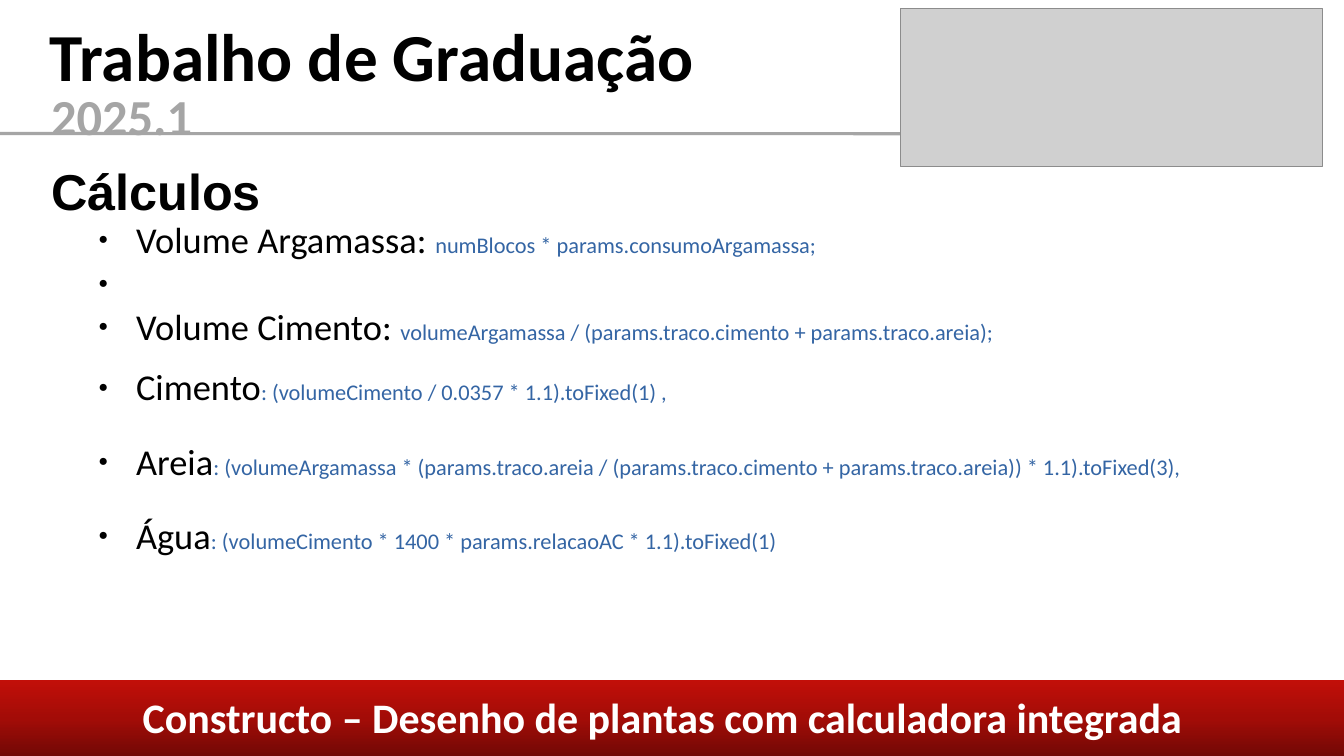
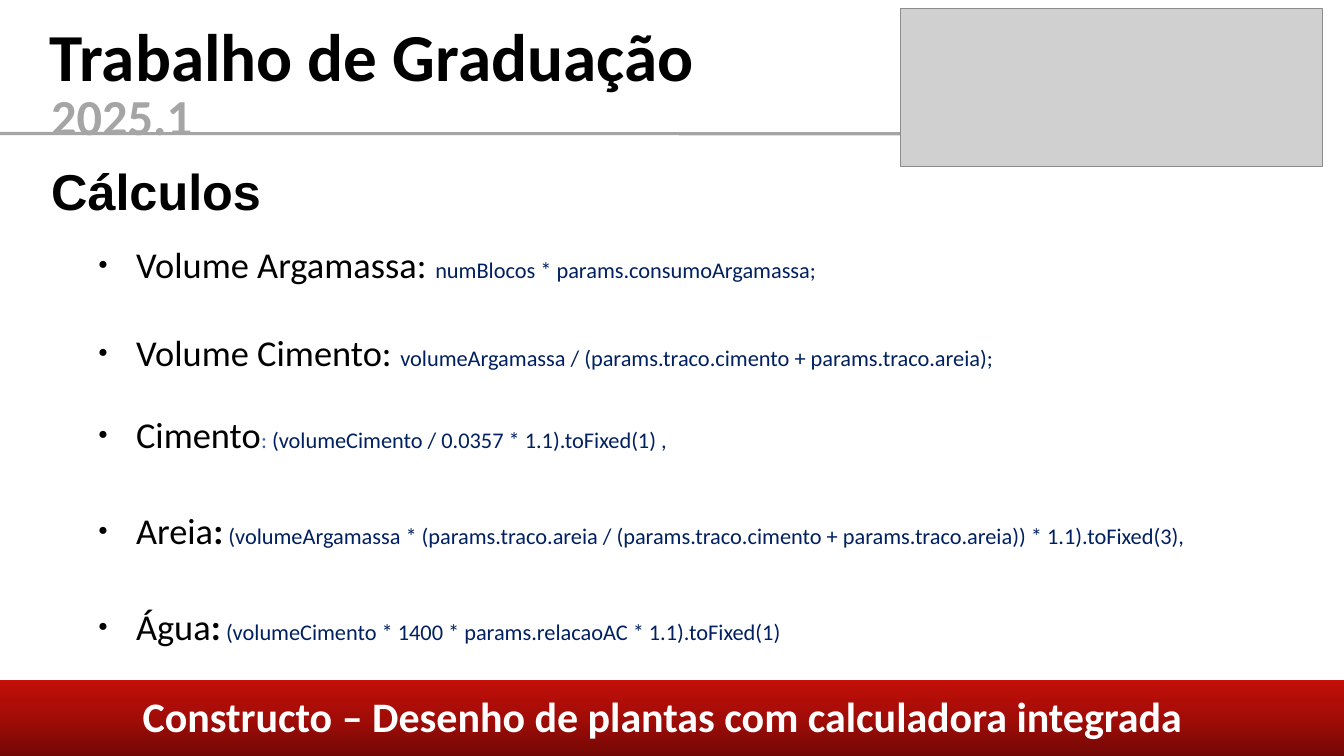
Before and after one commit to caiom4754/Constructo, a slide deck: slide 9 of coisas/Apresentação TG.pptx. Drawn at 1344x756 pixels with LibreOffice and Linux fonts; fonts in the diff are those of the drawing; grey boxes stand for pictures. Boxes give left, top, right and bottom in pixels: in the first picture for what was removed or moved away, otherwise in the second. Text is boxed around its words. In the diff, an @@ line names an element or a change of style, - is before the commit and + after.

```diff
--- a/coisas/Apresentação TG.pptx
+++ b/coisas/Apresentação TG.pptx
@@ text "Volume Argamassa: numBlocos * params.consumoArgamassa;" moved from (x1=136, y1=227, x2=1180, y2=556) to (x1=136, y1=252, x2=1184, y2=647) @@
@@ text "Volume Argamassa: numBlocos * params.consumoArgamassa;" at (x1=136, y1=252, x2=1184, y2=647): text colour #3465A4 to #002060 in "numBlocos * params.consumoArgamassa;", "volumeArgamassa / (params.traco.cimento + params.traco.areia ...", "(volumeCimento / 0.0357 * 1.1).toFixed(1) ,", "(volumeArgamassa * (params.traco.areia / (params.traco.cimen ..." and 1 more places; size 16 to 26 pt, text colour #3465A4 to #000000, bold on in "Areia:", "Água:"; line spacing 1 to 2; line spacing 1 to 1.5 @@
```
Also in this commit, not shown: 3 other slides changed, 1 other file.
